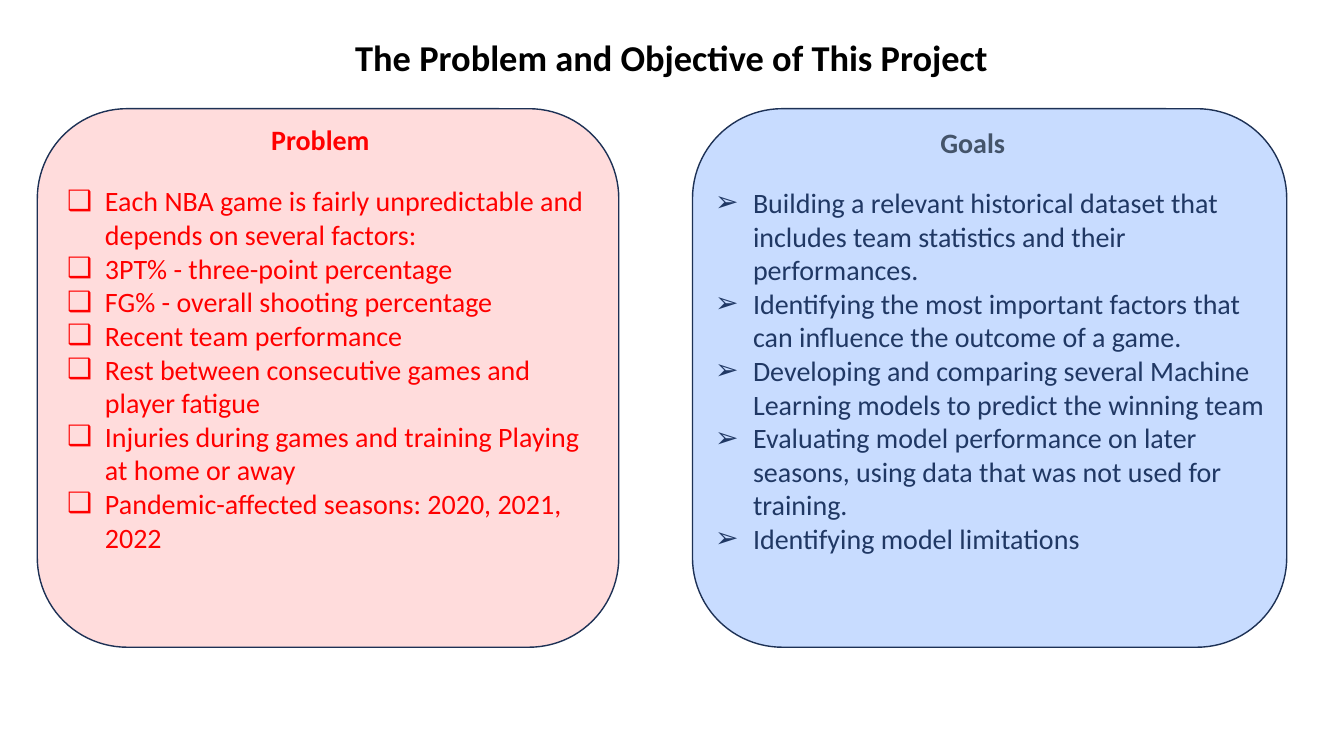
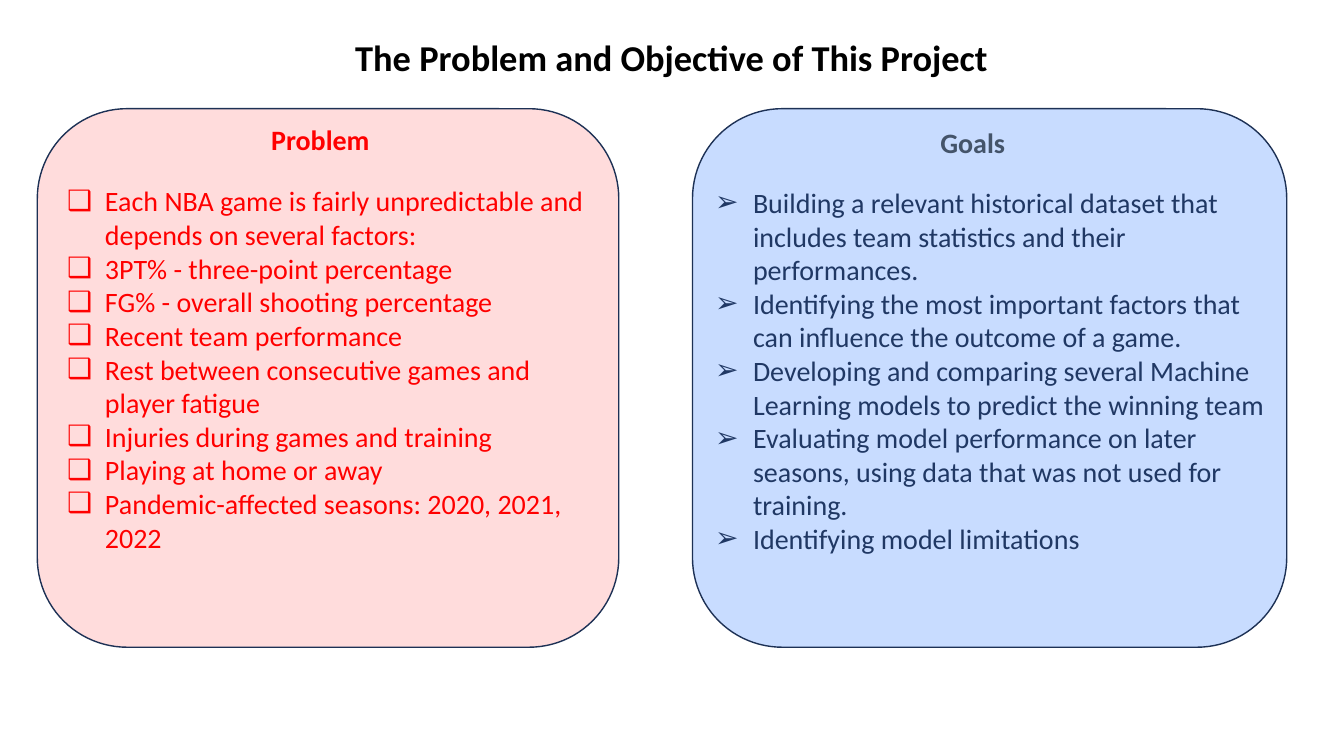
Before and after one commit to Dragos112358/Prezicere_meciuri_NBA, a slide deck: slide 2 of docs/Etapa_1/Prezentari_executabil/Prezentare_etapa_1_eng.ppsx. Drawn at 1344x756 pixels with LibreOffice and Linux fonts; fonts in the diff are those of the drawing. Boxes give left, top, right and bottom in pixels: in the first picture for what was removed or moved away, otherwise in the second. Text is boxed around its words. In the diff, an @@ line names an element or a change of style, - is before the commit and + after.

```diff
--- a/docs/Etapa_1/Prezentari_executabil/Prezentare_etapa_1_eng.ppsx
+++ b/docs/Etapa_1/Prezentari_executabil/Prezentare_etapa_1_eng.ppsx
@@ text at <box>105,427,491,485</box>: text changed @@
-❑ Injuries during games and training Playing at home or away
+❑ Injuries during games and training
+❑ Playing at home or away
```
Also in this commit, not shown: 3 other slides changed, 3 other files.
